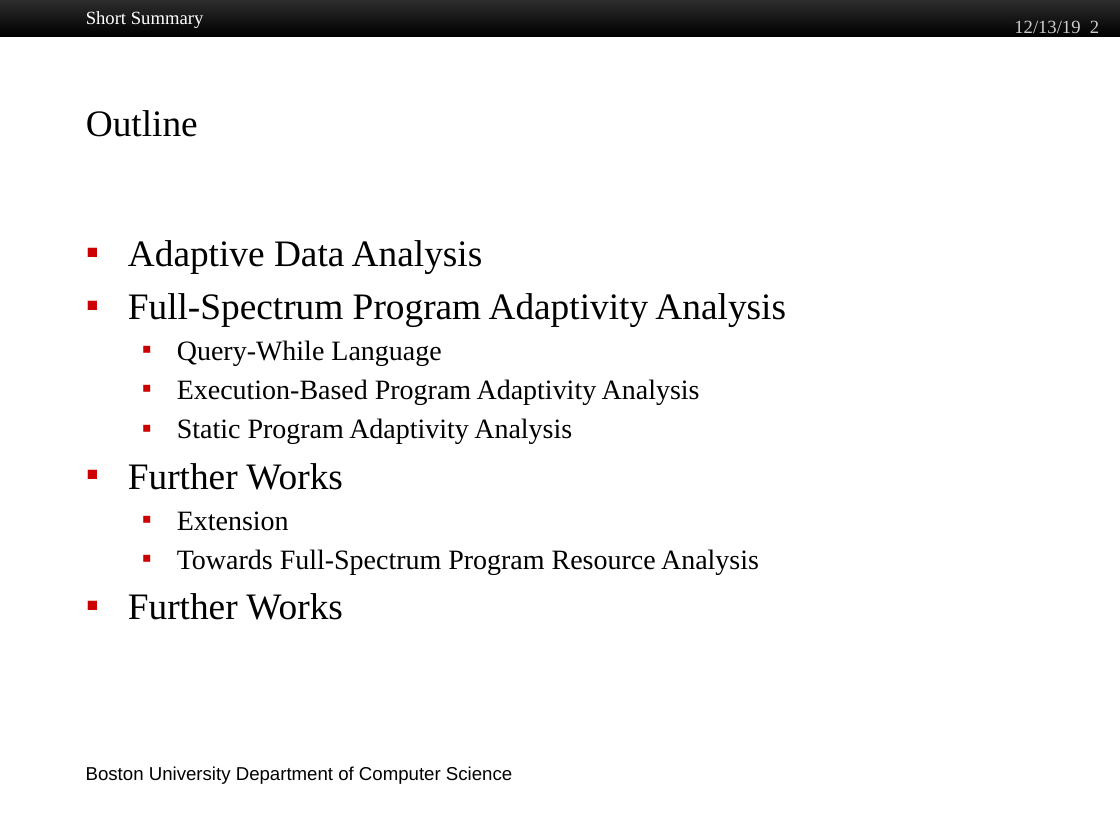
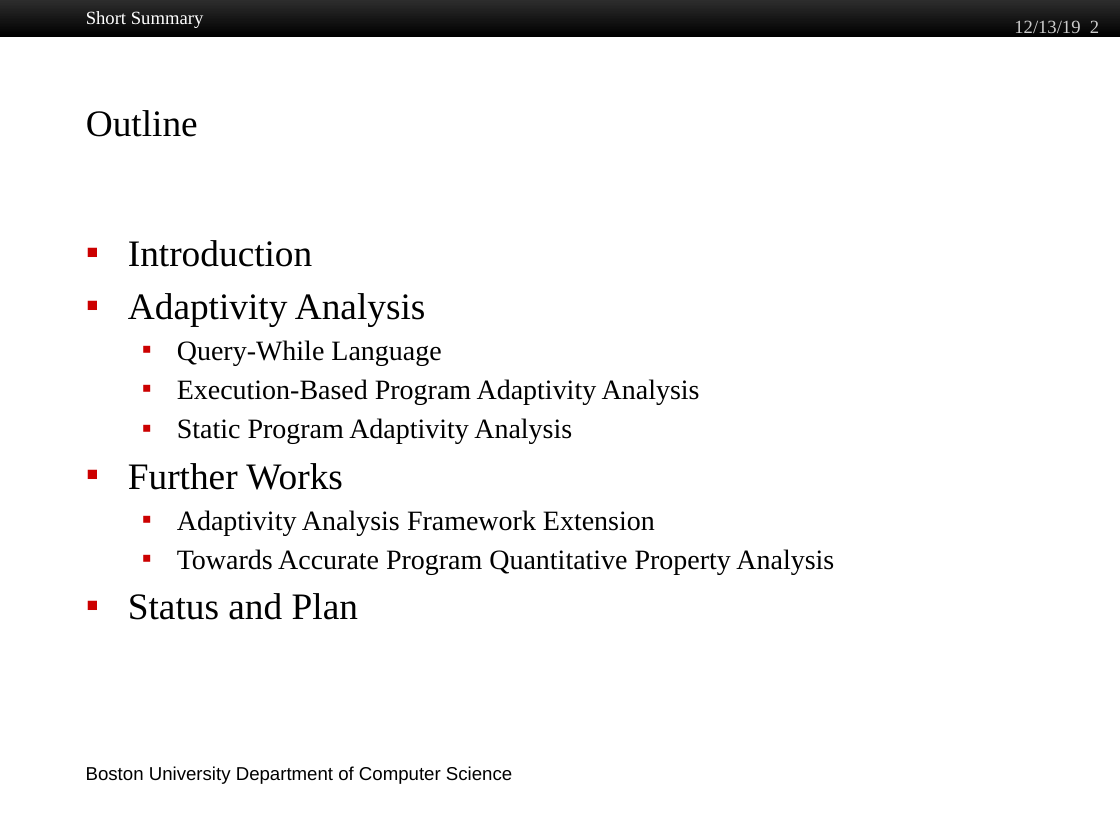
Before and after one commit to jiawenliu/PhD, a slide deck: slide 2 of CS/Prospectus/Slides/Jiawen Liu.pptx. Drawn at 1120x840 pixels with LibreOffice and Linux fonts; fonts in the diff are those of the drawing; background and template pictures are left out. Boxes give left, top, right and bottom in pixels: in the first picture for what was removed or moved away, otherwise in the second. Text is boxed around its words. In the diff, an @@ line names an element or a change of style, - is before the commit and + after.

```diff
--- a/CS/Prospectus/Slides/Jiawen Liu.pptx
+++ b/CS/Prospectus/Slides/Jiawen Liu.pptx
@@ text at bbox=[128, 240, 426, 326]: text changed @@
-▪ Adaptive Data Analysis
-▪ Full-Spectrum Program Adaptivity Analysis
+▪ Introduction
+▪ Adaptivity Analysis
@@ text at bbox=[128, 510, 834, 620]: text changed @@
-  ▪ Extension
-  ▪ Towards Full-Spectrum Program Resource Analysis
-▪ Further Works
+  ▪ Adaptivity Analysis Framework Extension
+  ▪ Towards Accurate Program Quantitative Property Analysis
+▪ Status and Plan
```
Also in this commit, not shown: 17 other slides changed, 24 slides added, 4 slides removed, 37 other files.
